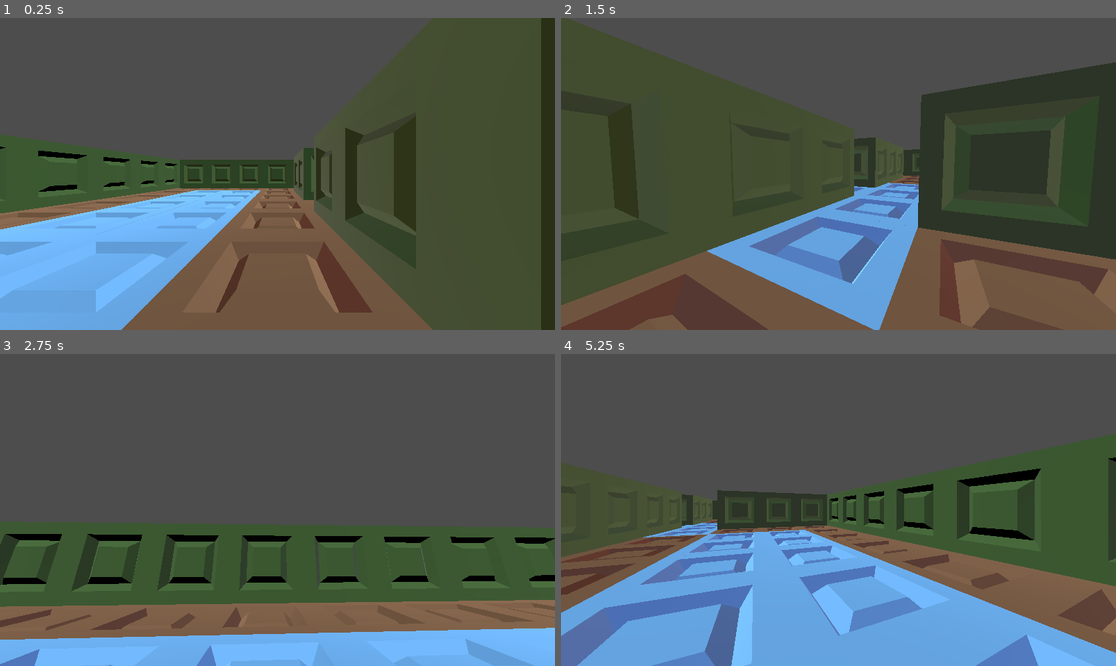
Above: before the commit, frames 1-4 (two rows, left to right).
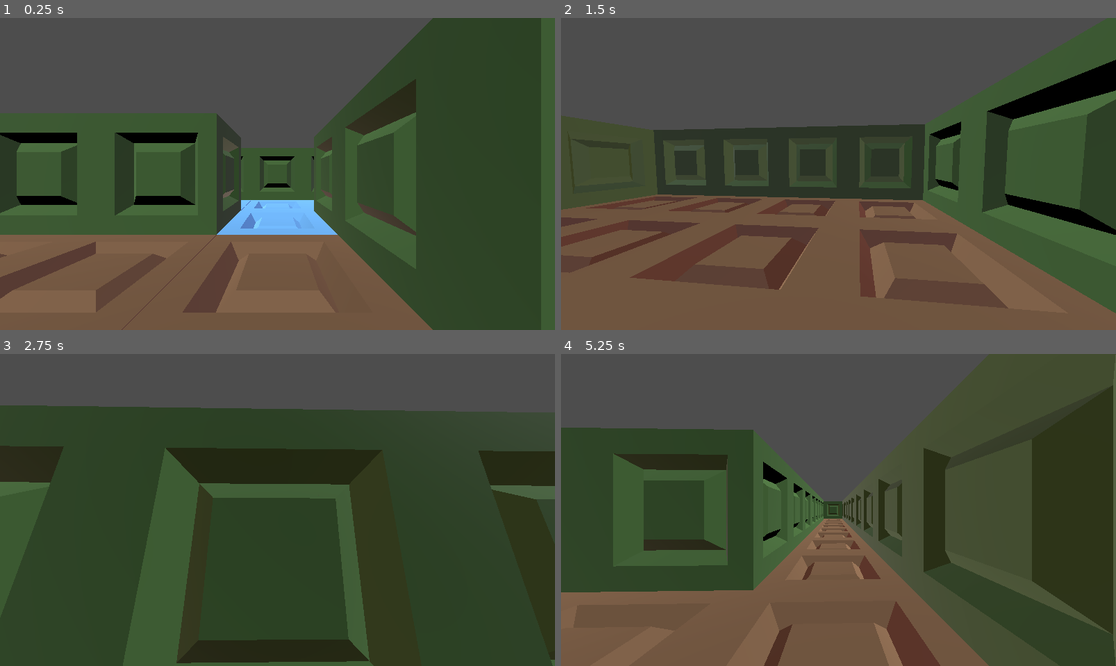
Above: after the commit, the same moments.

Repository: anderada/Project_Whatever
Game: Godot game, scene res://Scenes/testScene.tscn
Same seed, same stepped clock (60 frames per second), same inputs: the game is played once before the commit and once after it.
Inputs (mouse positions are in pixels of both pictures, inside the frame that each line leads up to):
- Up to frame 1 (0.25 s): no input
- Up to frame 2 (1.5 s): tap Enter at 0.5 s; move the mouse to (960, 158) at 0.52 s; hold D 0.53-1.28 s; move the mouse to (727, 189) at 1.27 s; hold S from 1.28 s (still down)
- Up to frame 3 (2.75 s): move the mouse to (333, 441) at 2.02 s; release S at 2.03 s; hold D from 2.03 s (still down)
- Up to frame 4 (5.25 s): move the mouse to (810, 572) at 2.77 s; release D at 2.78 s; hold W 2.78-3.53 s; move the mouse to (1005, 556) at 3.52 s; hold A 3.53-5.03 s; move the mouse to (672, 463) at 4.27 s; move the mouse to (866, 510) at 5.02 s; hold S from 5.03 s (still down)

The runs differ from the first frame. In frame 1, 34% of the frame differs, in the area x 0-100%, y 0-100%; in frame 2, 52%; in frame 3, 63%; in frame 4, 66%.

Commit message:
ice sliding and colisions

Diff:
--- a/Game/Scenes/testScene.tscn
+++ b/Game/Scenes/testScene.tscn
@@ -11,8 +11,6 @@
 [sub_resource type="Curve" id="Curve_ou3iv"]
 _data = [Vector2(0, 0), 0.0, -0.245637, 0, 0, Vector2(0.321053, 0), 0.368455, 0.368455, 0, 0, Vector2(0.705263, 0.945055), 1.25275, 1.25275, 0, 0, Vector2(0.921053, 1), 0.0, 0.0, 0, 0, Vector2(1, 1), 0.0, 0.0, 0, 0]
 point_count = 5
-
-[sub_resource type="BoxShape3D" id="BoxShape3D_o5y5o"]
 
 [node name="Test Scene" type="Node3D"]
 
@@ -43,20 +41,16 @@
 }
 metadata/_editor_floor_ = Vector3(0, 0, 0)
 
-[node name="Player" type="Node3D" parent="."]
+[node name="Player" type="Node3D" parent="." node_paths=PackedStringArray("mazeRef")]
+transform = Transform3D(-4.37114e-08, 0, 1, 0, 1, 0, -1, 0, -4.37114e-08, 3, 0, 3)
 script = ExtResource("2_6b51s")
 moveTime = 0.3
 moveCurve = SubResource("Curve_5xky0")
 rotationTime = 0.3
 rotationCurve = SubResource("Curve_ou3iv")
+mazeRef = NodePath("../GridMap")
 
 [node name="Camera3D" type="Camera3D" parent="Player"]
 transform = Transform3D(1, 0, 0, 0, 1, 0, 0, 0, 1, 0, 1, 0)
 fov = 81.3299
 script = ExtResource("3_iyvod")
-
-[node name="Ground Collider" type="Area3D" parent="Player"]
-
-[node name="CollisionShape3D" type="CollisionShape3D" parent="Player/Ground Collider"]
-transform = Transform3D(0.1, 0, 0, 0, 0.1, 0, 0, 0, 0.1, 0, 0, 0)
-shape = SubResource("BoxShape3D_o5y5o")
--- a/Game/Scripts/playerMovement.gd
+++ b/Game/Scripts/playerMovement.gd
@@ -4,6 +4,7 @@
 @export var moveCurve : Curve
 @export var rotationTime : float
 @export var rotationCurve : Curve
+@export var mazeRef : GridMap
 var forward : Vector2
 var nextSpace : Vector2
 var targetPosition : Vector3
@@ -14,6 +15,7 @@
 var rotationClock : float = 0
 var lastMove : Vector2
 var playerInput = Vector2(0,0)
+var sliding = false
 
 # Called when the node enters the scene tree for the first time.
 func _ready() -> void:
@@ -22,42 +24,26 @@
 	targetRotation = rotation_degrees.y
 	previousRotation = rotation_degrees.y
 
-func _input(event):
-	if event is InputEventKey:
-		#turn left
-		if event.keycode == KEY_A:
-			playerInput.y = -1
-		#turn right
-		if event.keycode == KEY_D:
-			playerInput.y = 1
-
 # Called every frame. 'delta' is the elapsed time since the previous frame.
 func _process(delta: float) -> void:
 
 	#get forward vector for rotation
-	forward = Vector2(roundf(position.x), roundf(position.z))
 	nextSpace = Vector2(0,0);
 
 	if(rotation_degrees.y > 360):
 		rotation_degrees = Vector3(0,rotation_degrees.y -360,0)
 	if(rotation_degrees.y < 0):
 		rotation_degrees = Vector3(0,rotation_degrees.y +360,0)
-
 	var nearest90 : int = roundf(rotation_degrees.y / 90) * 90
-
 	match nearest90:
 		0,360:
-			forward.y += 1
+			nextSpace.y = -1
+		90:
+			nextSpace.x = -1
+		180:
 			nextSpace.y = 1
-		90:
-			forward.x += 1
+		270,-90:
 			nextSpace.x = 1
-		180:
-			forward.y -= 1
-			nextSpace.y = -1
-		270,-90:
-			forward.x -= 1
-			nextSpace.x = -1
 
 	#take time off clocks
 	moveClock -= delta
@@ -70,11 +56,17 @@
 	#backwards
 	if Input.is_key_pressed(KEY_S):
 		playerInput.x = -1
+	#right
+	if Input.is_key_pressed(KEY_D):
+		playerInput.y = 1
+	#left
+	if Input.is_key_pressed(KEY_A):
+		playerInput.y = -1
 
 
 	#set target position and rotation
 	#forward
-	if(playerInput.x == 1 && moveClock <= 0):
+	if(playerInput.x == 1 && moveClock <= 0 && !sliding):
 		previousPosition = position
 		targetPosition = position
 		targetPosition.x += nextSpace.x
@@ -82,7 +74,7 @@
 		moveClock = moveTime
 		lastMove = nextSpace
 	#backwards
-	if(playerInput.x == -1 && moveClock <= 0):
+	if(playerInput.x == -1 && moveClock <= 0 && !sliding):
 		previousPosition = position
 		targetPosition = position
 		targetPosition.x -= nextSpace.x
@@ -103,26 +95,43 @@
 
 	#check collision
 	if(targetPosition != previousPosition):
-		pass
+		var headPosition = targetPosition
+		headPosition.y += 1
+		var blockPos = mazeRef.local_to_map(headPosition)
+		var block = mazeRef.get_cell_item(blockPos)
+		if(block != -1):
+			stopPlayer()
 
 	#move player
 	if(moveClock >= 0):
-		position = Vector3(moveCurve.sample((moveTime - moveClock)/moveTime) * (previousPosition - targetPosition) + previousPosition)
+		position = Vector3(moveCurve.sample((moveTime - moveClock)/moveTime) * (targetPosition - previousPosition) + previousPosition)
 	#make sure player is at centre of tile when stopped
-	elif(moveClock >= -0.1):
-		position = round(position)
+	elif(moveClock >= -0.5):
+		moveClock = -1
+		stopPlayer()
+		#check ice
+		var blockPos = mazeRef.local_to_map(position)
+		var block = mazeRef.get_cell_item(blockPos)
+		if(block == 1):
+			targetPosition.x += lastMove.x
+			targetPosition.z += lastMove.y
+			moveClock = moveTime
+			sliding = true
 
-	#print("_____________________")
-	#print(previousRotation)
-	#print(rotation)
-	#print(targetRotation)
 
 	#rotate player
 	if(rotationClock >= 0):
 		rotation_degrees = Vector3(0,rotationCurve.sample((rotationTime - rotationClock)/rotationTime) * (previousRotation - targetRotation) + previousRotation,0)
-	elif(rotationClock >= -0.1):
-		pass
+	elif(rotationClock >= -0.5):
+		rotationClock = -1
 		rotation_degrees = Vector3(0,round(rotation_degrees.y / 90) * 90,0)
 
 	#reset input
 	playerInput = Vector2(0,0)
+
+func stopPlayer() -> void:
+	position = round(position)
+	targetPosition = position
+	previousPosition = position
+	sliding = false
+	moveClock = -1
Not shown: 6 places in Game/Assets/Tile Sets/testTileSet.tres that only renumber resources
Not shown: 1 places in Game/Scenes/testScene.tscn that only renumber resources
